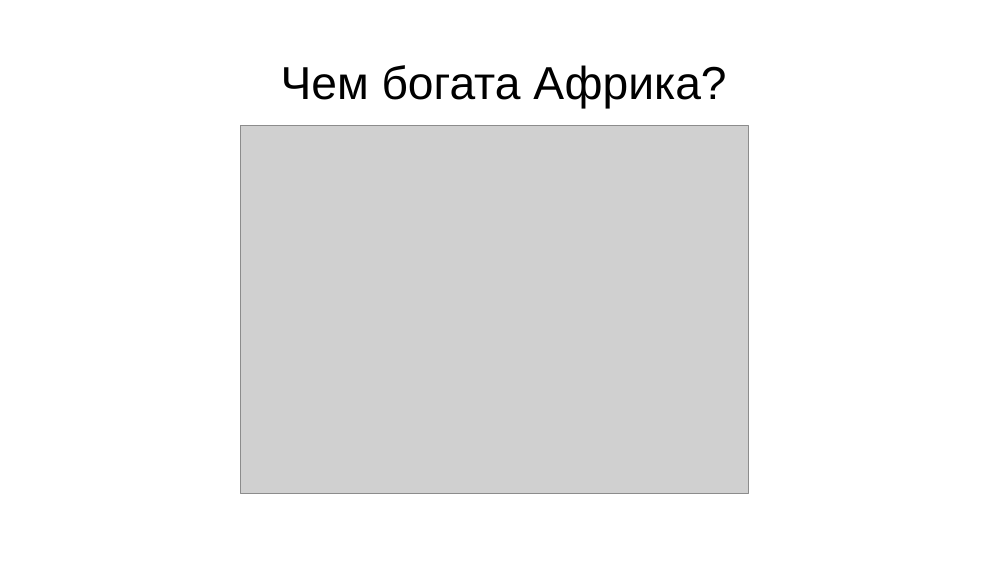
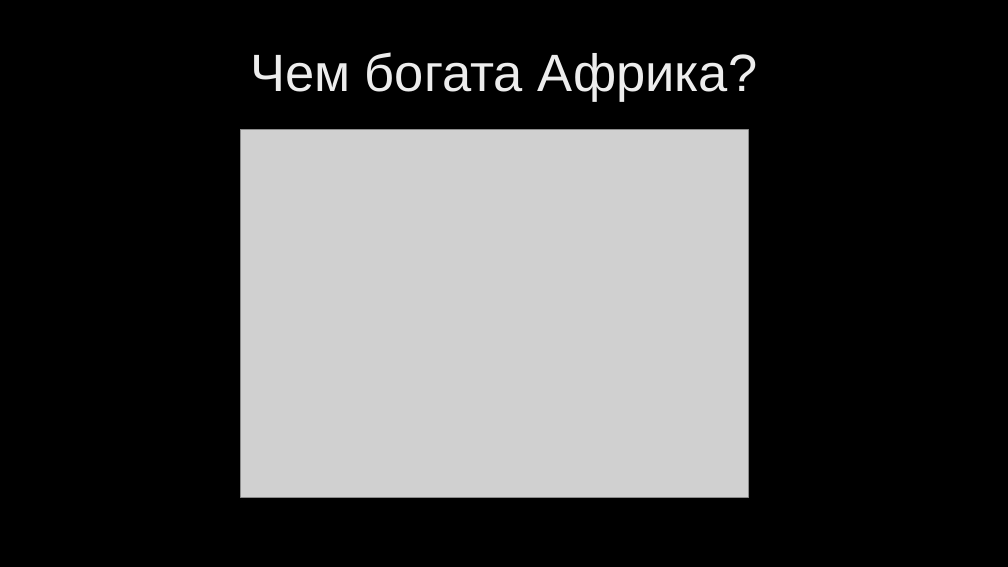
Before and after one commit to belov-anatoly/afrique, a slide deck: slide 2 of Африка_презентация.pptx. Drawn at 1008x567 pixels with LibreOffice and Linux fonts; fonts in the diff are those of the drawing; grey boxes stand for pictures; background and template pictures are left out. Boxes give left, top, right and bottom in pixels: in the first picture for what was removed or moved away, otherwise in the second. Text is boxed around its words. In the diff, an @@ line names an element or a change of style, - is before the commit and + after.

```diff
--- a/Африка_презентация.pptx
+++ b/Африка_презентация.pptx
@@ background #FFFFFF to picture (left out) @@
@@ title "Чем богата Африка?": place and size @@
-title "Чем богата Африка?" at [281,65,726,109]
+title "Чем богата Африка?" at [250,52,757,102]
@@ title "Чем богата Африка?" at [250,52,757,102]: size 44 to 50 pt, text colour #000000 to gradient #BFBFBF to #EDEDED to #FFFFFF @@
@@ picture: place and size @@
-picture at [240,126,749,493]
+picture at [240,130,749,498]
```
Also in this commit, not shown: 17 other slides changed, 1 slide added.
